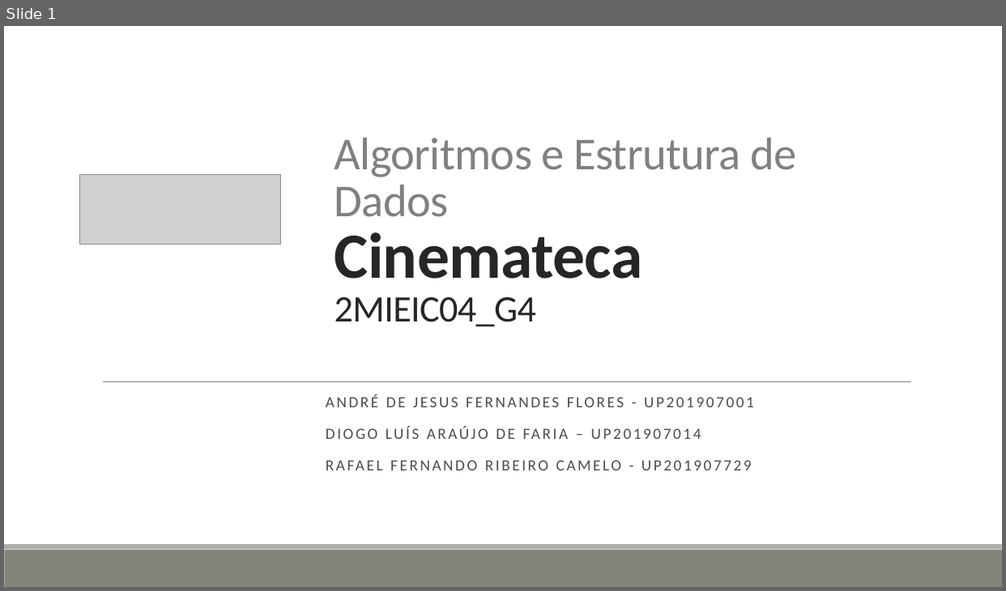
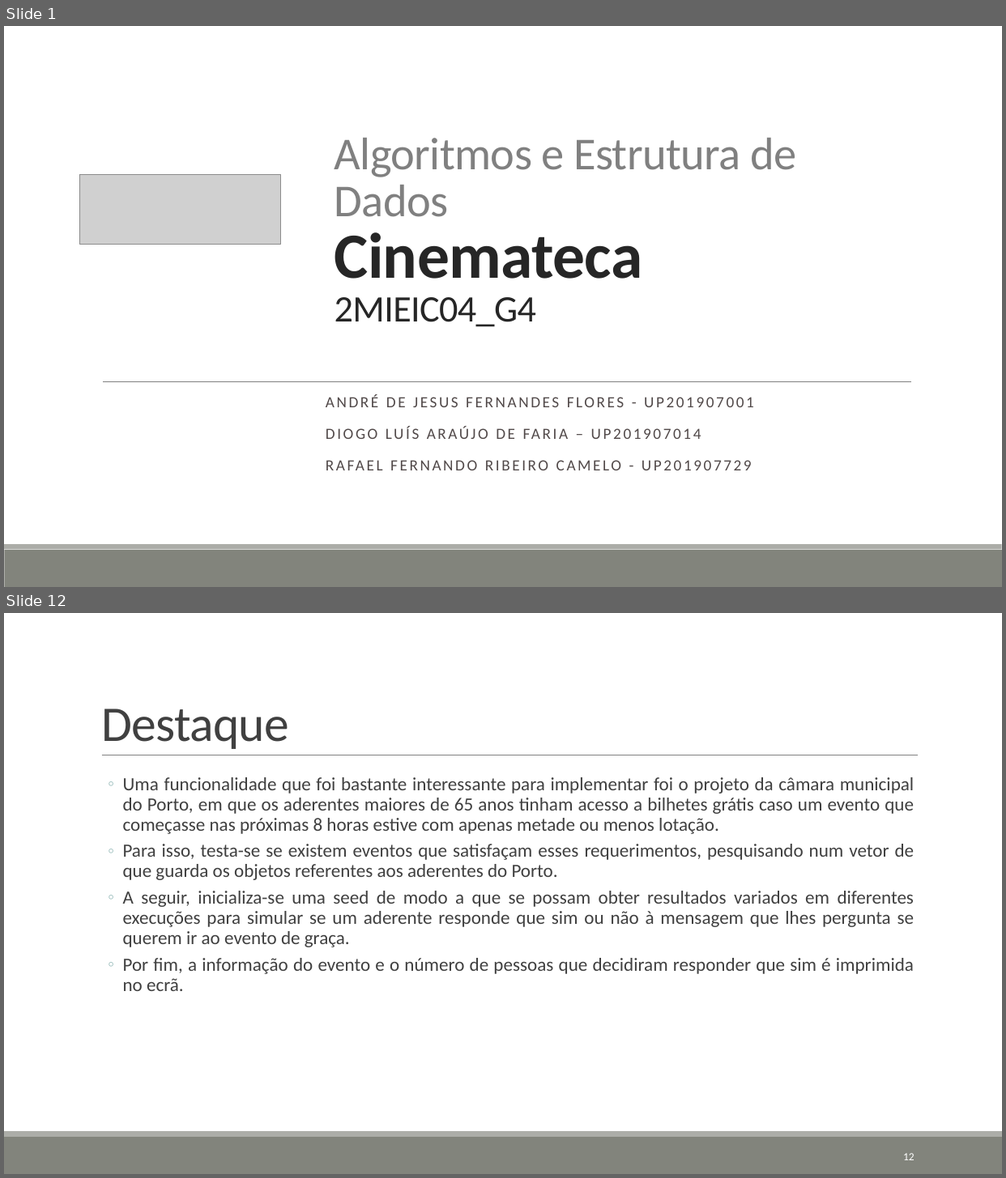
Before and after one commit to DreFlo/aeda-cinemateca, a slide deck: Algoritmos e Estrutura de Dados.pptx. Shown one above the other, each under a label of ours: slide 1 before the commit, slides 1 and 12 after it; the slides between them are not shown. The pictures are 1006x591 and 1006x1178 pixels, drawn with LibreOffice and Linux fonts; fonts in the diff are those of the drawing; grey boxes stand for pictures. Boxes give left, top, right and bottom in pixels: in the first picture for what was removed or moved away, otherwise in the second. Text is boxed around its words. In the diff, an @@ line names an element or a change of style, - is before the commit and + after.

```diff
--- a/Algoritmos e Estrutura de Dados.pptx
+++ b/Algoritmos e Estrutura de Dados.pptx
@@ slide 12 added at [4,613,1002,1174], background #FFFFFF; not listed: 2 template elements that a slide beside it also shows @@
@@ title added at [101,709,289,749], 48 pt, text #404040 @@
+Destaque
@@ line added from (102, 756) to (918, 756), #808080 0.5 pt @@
@@ text added at [123,777,914,991], 18 pt, text #404040 @@
+  ◦ Uma funcionalidade que foi bastante interessante para implementar foi o projeto da câmara municipal do Porto, em que os aderentes maiores de 65 anos tinham acesso a bilhetes grátis caso um evento que começasse nas próximas 8 horas estive com apenas metade ou menos lotação.
+  ◦ Para isso, testa-se se existem eventos que satisfaçam esses requerimentos, pesquisando num vetor de que guarda os objetos referentes aos aderentes do Porto.
+  ◦ A seguir, inicializa-se uma seed de modo a que se possam obter resultados variados em diferentes execuções para simular se um aderente responde que sim ou não à mensagem que lhes pergunta se querem ir ao evento de graça.
+  ◦ Por fim, a informação do evento e o número de pessoas que decidiram responder que sim é imprimida no ecrã.
@@ page number added at [903,1153,914,1161], 10.5 pt, text #FFFFFF @@
+12
```
Also in this commit, not shown: 11 slides changed, 2 slides removed, 1 other file.
